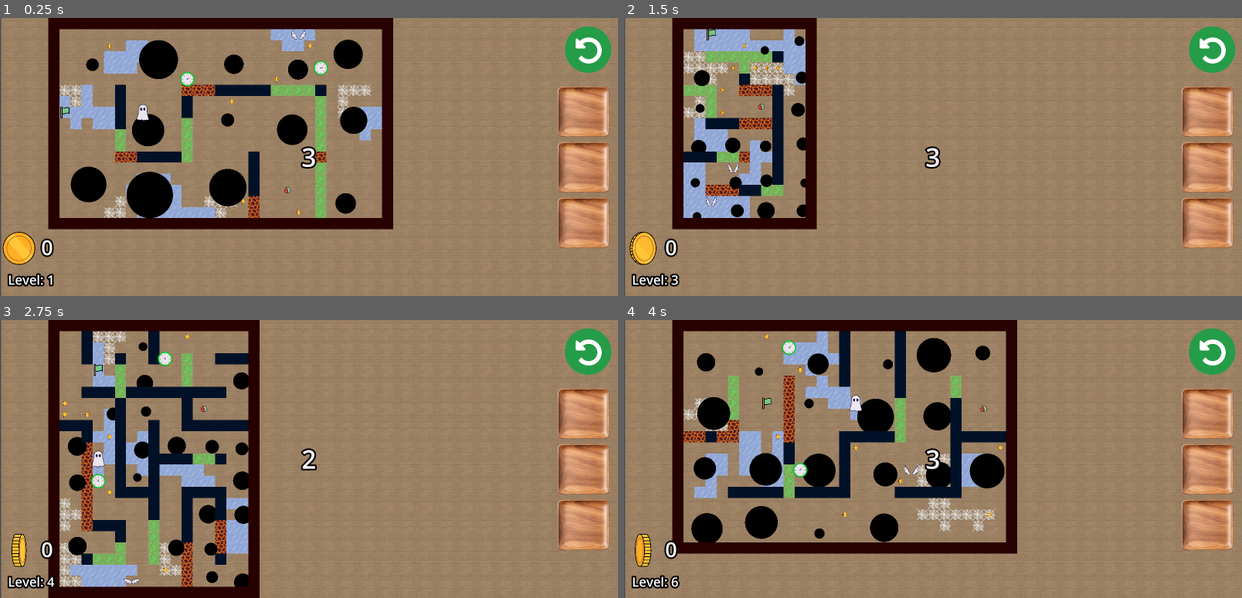
Above: before the commit, frames 1-4 (two rows, left to right).
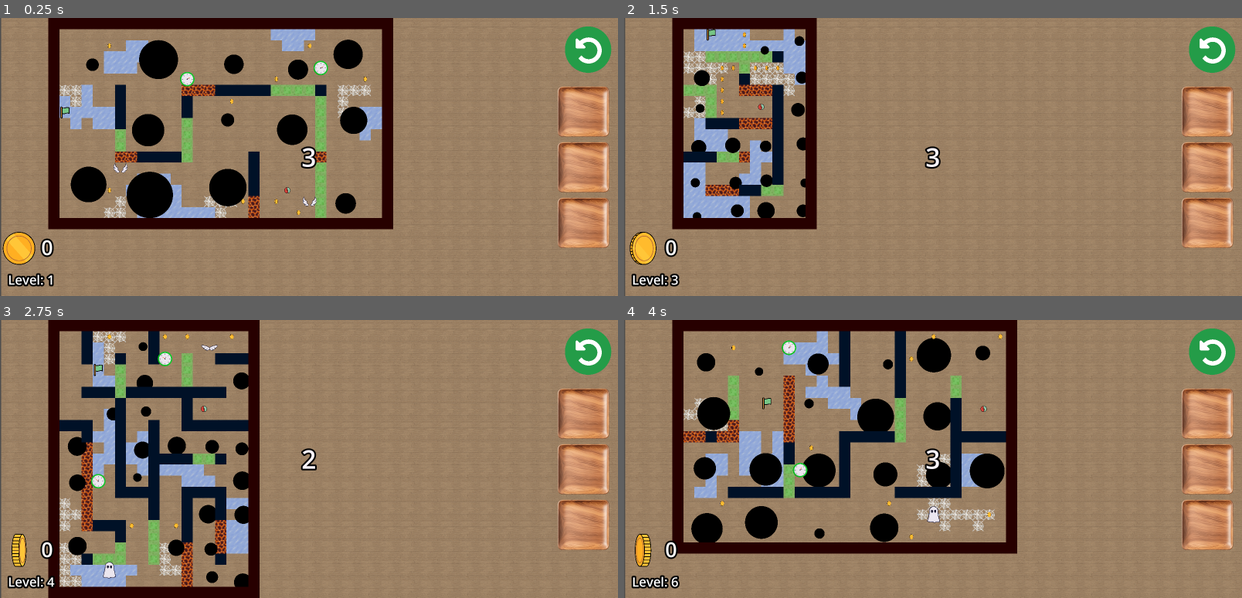
Above: after the commit, the same moments.

Repository: Herovero/GyroMaze
Game: Godot game, scene res://Scenes/main.tscn
Two runs of this game, one before a commit and one after it. Both use one fixed random seed, a clock stepped at 60 frames per second and the inputs below.
Inputs:
- Up to frame 1 (0.25 s): no input
- Up to frame 2 (1.5 s): tap Enter (ui_accept) at 0.5, 0.77 s; hold Right (ui_right) 0.53-1.28 s; hold Down (ui_down) from 1.28 s (still down)
- Up to frame 3 (2.75 s): tap Enter (ui_accept) at 1.52 s; release Down (ui_down) at 2.03 s; hold Right (ui_right) from 2.03 s (still down)
- Up to frame 4 (4 s): release Right (ui_right) at 2.78 s; hold Up (ui_up) 2.78-3.53 s; tap Enter (ui_accept) at 3.02, 3.77 s; hold Left (ui_left) from 3.53 s (still down)

The runs differ from the first frame. In frame 1, 0.2% of the frame differs, in the area x 17-60%, y 4-68%; in frame 2, 0.1%; in frame 3, 0.4%, in the area x 10-38%, y 5-95%; in frame 4, 0.4%.

Commit message:
Improved distance check

Diff:
--- a/Scripts/mazegen3.gd
+++ b/Scripts/mazegen3.gd
@@ -516,7 +516,7 @@
 			var too_close_to_hole = false
 			for hole_pos in hole_positions:
 				# Use a safe distance (e.g. 2 or 3 tiles)
-				if Vector2(check_pos).distance_to(Vector2(hole_pos)) < 1:
+				if Vector2(check_pos).distance_to(Vector2(hole_pos)) < 3:
 					too_close_to_hole = true
 					break
 
@@ -547,12 +547,15 @@
 				new_item.position = (Vector2(check_pos) * effective_tile_size) + center_offset
 				get_parent().call_deferred("add_child", new_item)
 
+				powerup_positions.append(check_pos)
+				#occupied_tiles.append(check_pos)    # If using the shared list method
+
 				spawned_count += 1
 
 func spawn_coins() -> void:
 	if not coin_scene: return
 
-	var coins_to_spawn = randi_range(5, 8) # Spawn between 5 and 8 coins
+	var coins_to_spawn = randi_range(5, 15) # Spawn between 5 and 8 coins
 	var spawned_count = 0
 	var attempts = 0
 	var coin_positions: Array[Vector2i] = []
